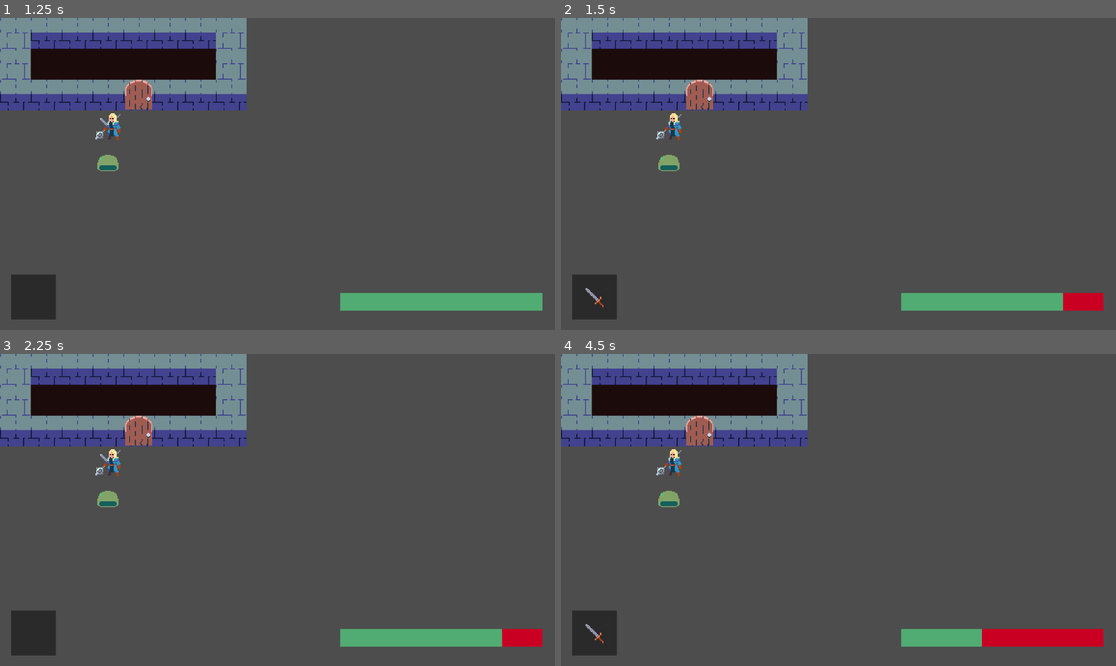
Above: before the commit, frames 1-4 (two rows, left to right).
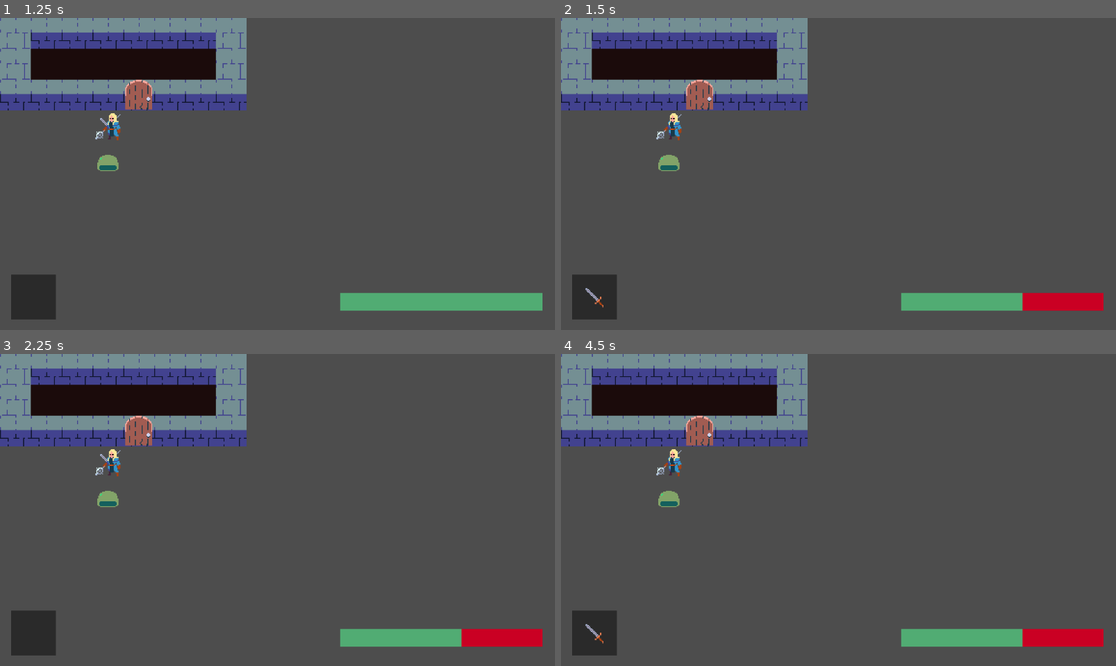
Above: after the commit, the same moments.

Repository: pryganss/TB-DCrawl
Game: Godot game, scene res://game.tscn
Same seed, same stepped clock (60 frames per second), same inputs: the game is played once before the commit and once after it.
Inputs:
- Up to frame 1 (1.25 s): tap Enter at 0.5 s; hold D (move_right) from 0.53 s (still down); tap Q (drop) at 0.6 s
- Up to frame 2 (1.5 s): tap Space at 1.25 s; release D (move_right) at 1.28 s; hold S (move_down) from 1.28 s (still down); tap E (grab) at 1.35 s
- Up to frame 3 (2.25 s): tap Enter at 2 s; release S (move_down) at 2.03 s; hold D (move_right) from 2.03 s (still down); tap Q (drop) at 2.1 s
- Up to frame 4 (4.5 s): tap Space at 2.75, 4.25 s; release D (move_right) at 2.78 s; hold W (move_up) 2.78-3.53 s; tap E (grab) at 2.85, 4.35 s; tap Enter at 3.5 s; hold A (move_left) from 3.53 s (still down); tap Q (drop) at 3.6 s

Frame 1 is identical in both runs. In frame 2, 0.4% of the frame differs, in the area x 83-91%, y 87-94%; in frame 3, 0.4%; in frame 4, 0.4%.
Error in both runs: Cannot call method 'get_custom_data' on a null value. (res://src/Entities/Components/movement_component.gd:13)

Commit message:
introduce rng into attack system

Diff:
--- a/Assets/Entities/npc_definition.tres
+++ b/Assets/Entities/npc_definition.tres
@@ -14,6 +14,7 @@
 [sub_resource type="Resource" id="Resource_cu2xn"]
 script = ExtResource("2_g8hof")
 max_hp = 5
+level = 0
 metadata/_custom_type_script = "uid://cc8sm5ijawq7m"
 
 [sub_resource type="Resource" id="Resource_hwk6t"]
@@ -27,7 +28,8 @@
 
 [sub_resource type="Resource" id="Resource_50wf7"]
 script = ExtResource("5_entw1")
-damage = 1
+damage = Array[String](["1d2"])
+mod = 0
 delay = 100
 metadata/_custom_type_script = "uid://dpy8seg2we2sy"
 
--- a/src/Entities/Components/Definitions/fighter_component_definition.gd
+++ b/src/Entities/Components/Definitions/fighter_component_definition.gd
@@ -2,6 +2,7 @@
 extends ComponentDefinition
 
 @export var max_hp: int = 5
+@export var level: int = 1
 
 func get_component() -> FighterComponent:
 	return FighterComponent.new(self)
--- a/src/Entities/Components/Definitions/melee_component_definition.gd
+++ b/src/Entities/Components/Definitions/melee_component_definition.gd
@@ -1,7 +1,8 @@
 class_name MeleeComponentDefinition
 extends InitiativeComponentDefinition
 
-@export var damage: int = 1
+@export var damage: Array[String] = ["1d2"]
+@export var mod: int = 0
 
 func get_component():
 	return MeleeComponent.new(self)
--- a/src/Entities/Components/fighter_component.gd
+++ b/src/Entities/Components/fighter_component.gd
@@ -2,6 +2,8 @@
 extends Component
 
 const TYPE = cpnt.FIGHTER
+
+var level: int
 
 signal died(entity: Entity)
 signal damaged()
@@ -20,6 +22,7 @@
 func _init(component_definition: FighterComponentDefinition):
 	MAX_HP = component_definition.max_hp
 	hp = MAX_HP
+	level = component_definition.level
 
 func die():
 	var wield_component: WieldComponent = entity.components.get(cpnt.WIELD) as WieldComponent
--- a/src/Entities/Components/melee_component.gd
+++ b/src/Entities/Components/melee_component.gd
@@ -3,19 +3,22 @@
 
 const TYPE = cpnt.MELEE
 
-var BASE_DAMAGE: int:
-	set(value):
-		BASE_DAMAGE = max(value, 0)
-
-var damage: int:
-	set(value):
-		damage = max(value, 0)
+var BASE_DAMAGE: Array[String]
+var BASE_MOD: int
+var damage: Array[String]
+var mod: int
 
 func _init(component_definition: MeleeComponentDefinition):
 	super._init(component_definition)
 	BASE_DAMAGE = component_definition.damage
+	BASE_MOD = component_definition.mod
 	damage = BASE_DAMAGE
+	mod = BASE_MOD
 
 func hit(target: FighterComponent) -> int:
-	target.hp -= damage
+	var fighter_component: FighterComponent = entity.components.get(cpnt.FIGHTER)
+	if not fighter_component: return 0
+
+	if Attack.to_hit(fighter_component.level - target.level): target.hp -= Attack.damage(damage, mod)
+
 	return delay
--- /dev/null
+++ b/src/attack.gd
@@ -0,0 +1,18 @@
+class_name Attack
+extends Object
+
+func _init():
+	assert(false)
+
+static func to_hit(level_diff: int) -> bool:
+	return randf() < 0.5 * (tanh((level_diff * 0.25) + 0.3) + 1)
+
+static func damage(dice: Array[String], mod: int) -> int:
+	var result: int = mod
+
+	for d in dice:
+		var die = d.split('d', false, 1)
+		var dmax = int(die[1])
+		for roll in int(die[0]): result += randi_range(1, dmax)
+
+	return result
Not shown: 1 places in game.tscn that only renumber resources
Not shown, added: src/attack.gd.uid
